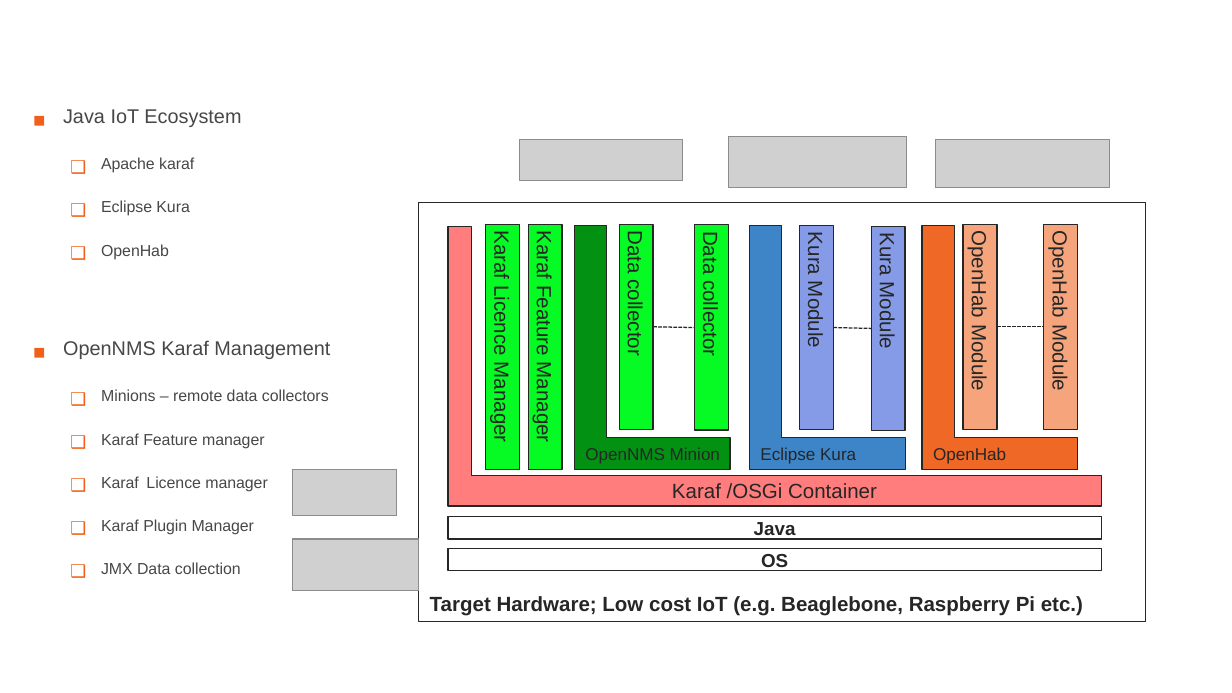
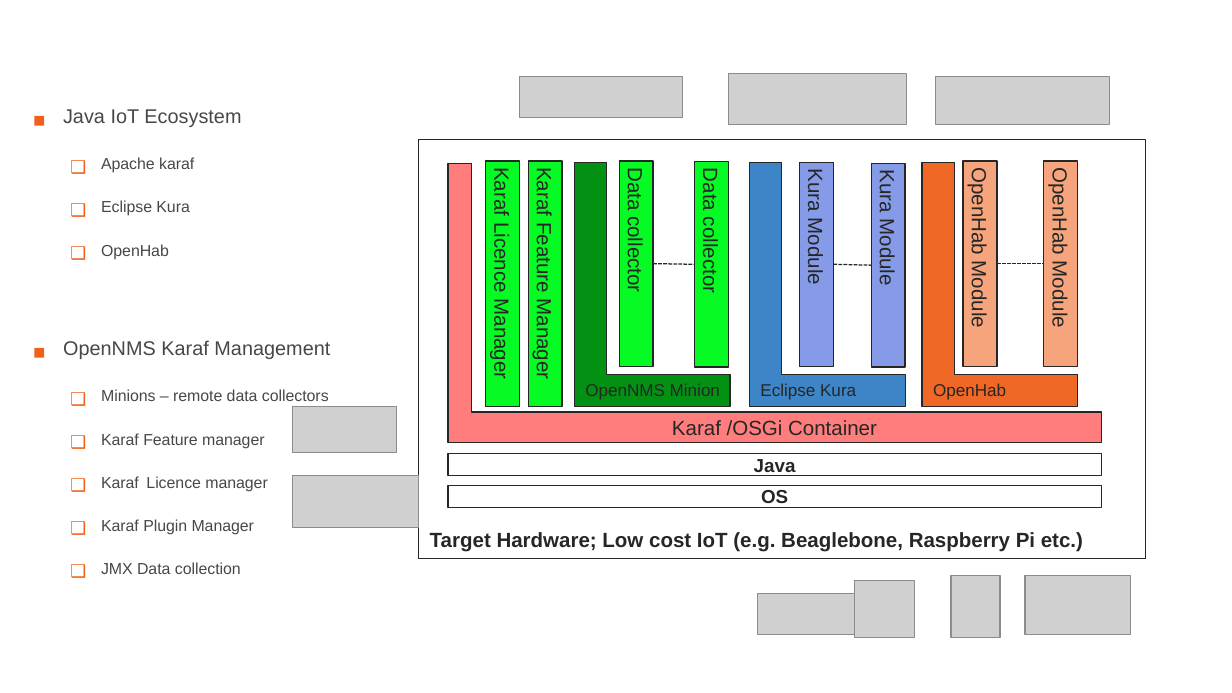
Before and after one commit to gallenc/tmforumhack2017, a slide deck: slide 8 of TMForumVancouver2017Hack/documentation/VancouverAirwatchTMForumHackScenario;119-6-2017draft.pptx (slide 9 before the commit). Drawn at 1232x693 pixels with LibreOffice and Linux fonts; fonts in the diff are those of the drawing; grey boxes stand for pictures; background and template pictures are left out. Boxes give left, top, right and bottom in pixels: in the first picture for what was removed or moved away, otherwise in the second. Text is boxed around its words. In the diff, an @@ line names an element or a change of style, - is before the commit and + after.

```diff
--- a/TMForumVancouver2017Hack/documentation/VancouverAirwatchTMForumHackScenario;119-6-2017draft.pptx
+++ b/TMForumVancouver2017Hack/documentation/VancouverAirwatchTMForumHackScenario;119-6-2017draft.pptx
@@ 3 corners, 2 lines, 1 picture, 1 rectangle: place and size @@
-3 corners, 2 lines, 1 picture, 1 rectangle at bbox=[293, 225, 1078, 515]
+3 corners, 2 lines, 1 picture, 1 rectangle at bbox=[293, 163, 1078, 452]
@@ 10 rectangles, 4 pictures, 1 corner, 1 line: place and size @@
-10 rectangles, 4 pictures, 1 corner, 1 line at bbox=[293, 137, 1146, 622]
+10 rectangles, 4 pictures, 1 corner, 1 line at bbox=[293, 74, 1146, 558]
@@ picture added at bbox=[758, 593, 855, 633] @@
@@ picture added at bbox=[855, 580, 914, 637] @@
@@ picture added at bbox=[951, 575, 1000, 637] @@
@@ picture added at bbox=[1025, 575, 1131, 634] @@
```
Also in this commit, not shown: 3 other slides changed, 8 slides removed, 6 other files.
